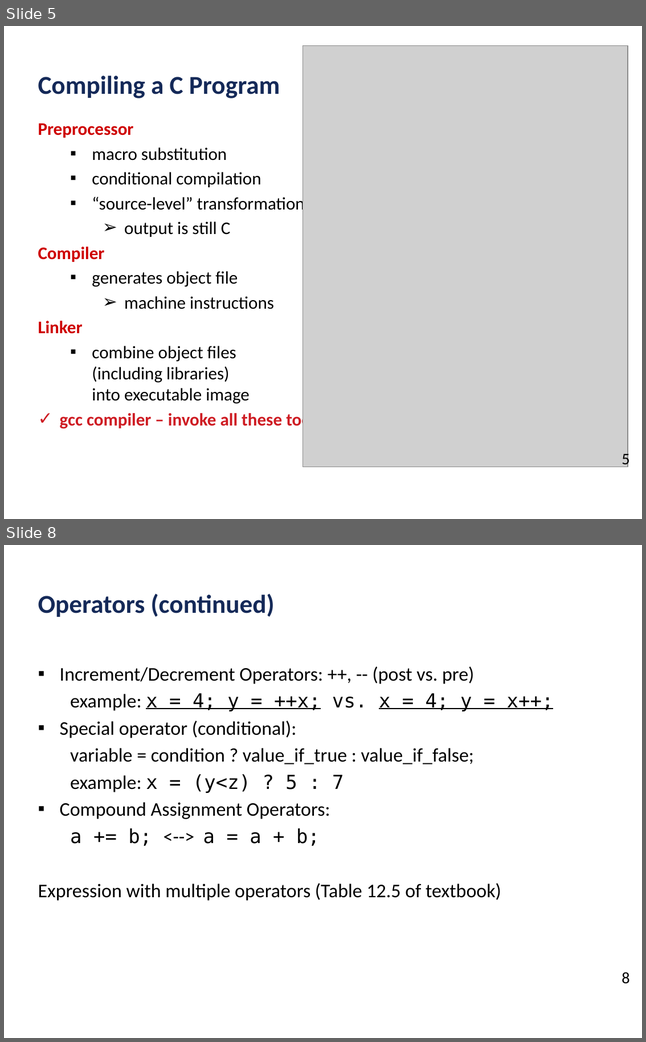
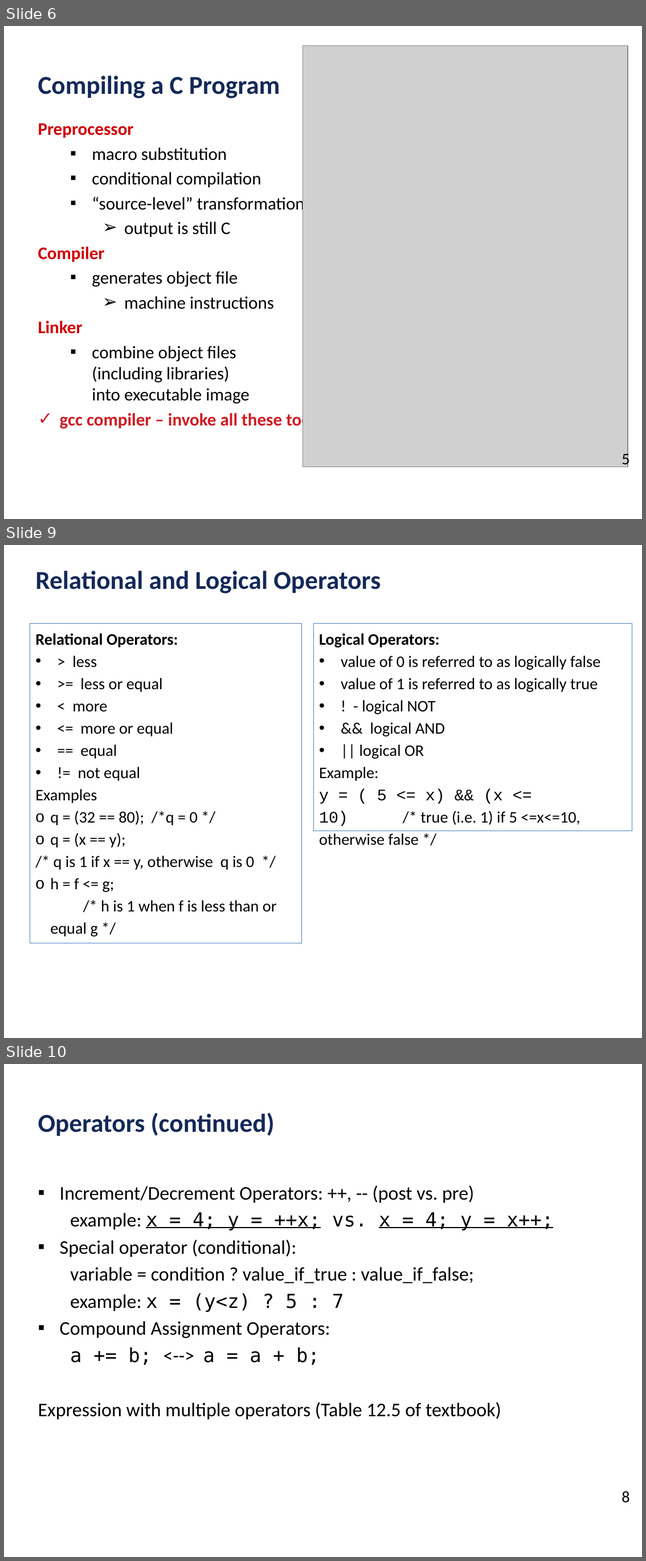
Before and after one commit to ubhowmik/ECE220_Fall2019, a slide deck: Lecture#7/Lecture_7_handout.pptx. Shown one above the other, each under a label of ours: slides 5 and 8 before the commit, slides 6, 9 and 10 after it; the slides between them are not shown. The pictures are 646x1042 and 646x1561 pixels, drawn with LibreOffice and Linux fonts; fonts in the diff are those of the drawing; grey boxes stand for pictures; background and template pictures are left out. Boxes give left, top, right and bottom in pixels: in the first picture for what was removed or moved away, otherwise in the second. Text is boxed around its words. In the diff, an @@ line names an element or a change of style, - is before the commit and + after.

```diff
--- a/Lecture#7/Lecture_7_handout.pptx
+++ b/Lecture#7/Lecture_7_handout.pptx
@@ slide 9 added at (x1=4, y1=545, x2=642, y2=1038), background #FFFFFF @@
@@ text added at (x1=35, y1=571, x2=381, y2=593), 32 pt, text #142958, bold @@
+Relational and Logical Operators
@@ rectangle added at (x1=30, y1=623, x2=302, y2=943), outline #4F81BD 0.75 pt, 20 pt, text #000000 @@
+Relational Operators:
+• > less
+• >= less or equal
+• < more
+• <= more or equal
+• == equal
+• != not equal
+Examples
+o q = (32 == 80); /*q = 0 */
+o q = (x == y);
+/* q is 1 if x == y, otherwise q is 0 */
+o h = f <= g; /* h is 1 when f is less than or equal g */
@@ rectangle added at (x1=314, y1=623, x2=633, y2=831), outline #4F81BD 0.75 pt, 20 pt, text #000000 @@
+Logical Operators:
+• value of 0 is referred to as logically false
+• value of 1 is referred to as logically true
+• ! - logical NOT
+• && logical AND
+• || logical OR
+Example:
+y = ( 5 <= x) && (x <= 10) /* true (i.e. 1) if 5 <=x<=10, otherwise false */
@@ what was slide 5 is now slide 6 @@
@@ what was slide 8 is now slide 10 @@
```
Also in this commit, not shown: 3 slides changed, 1 other slide added, 1 other file.
